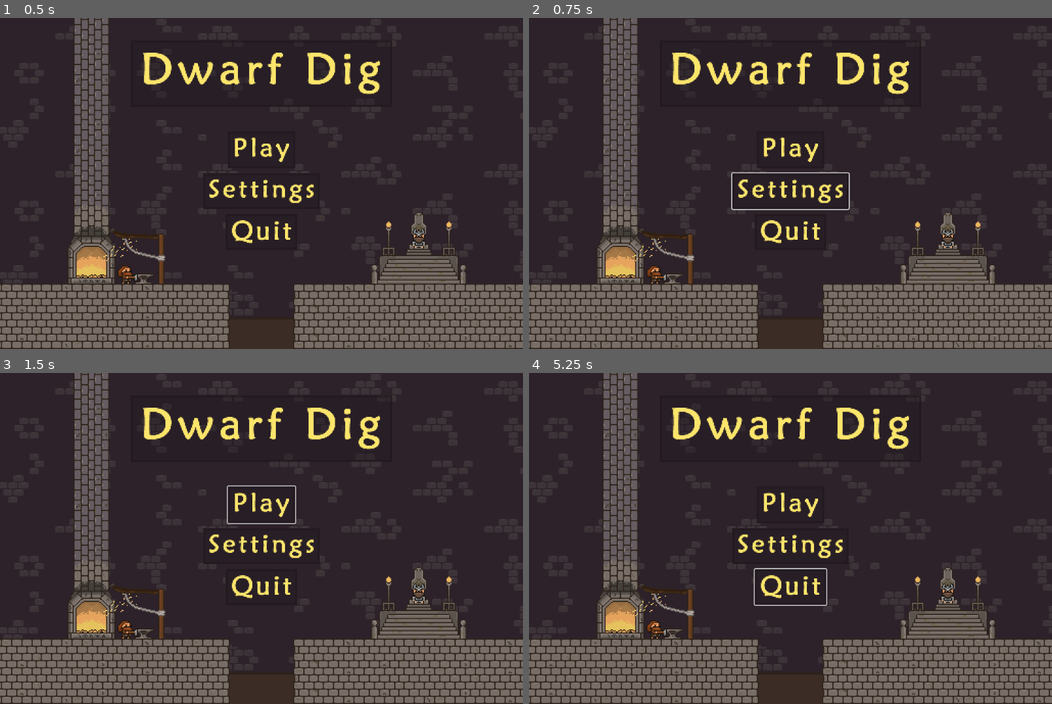
Above: before the commit, frames 1-4 (two rows, left to right).
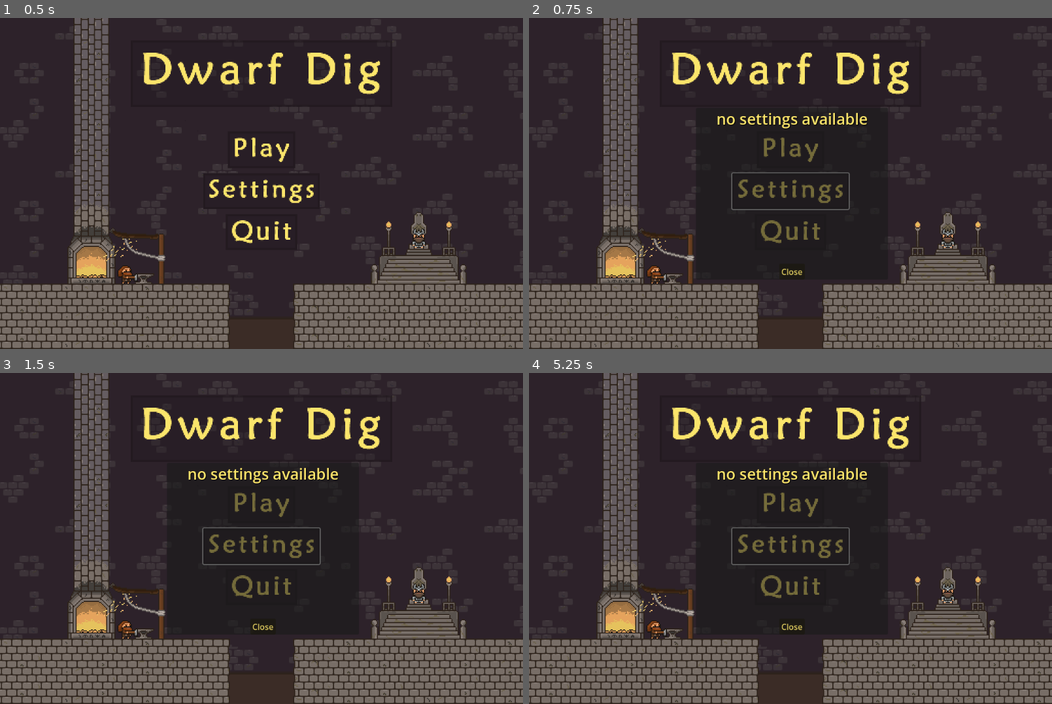
Above: after the commit, the same moments.

Repository: JoshSanch/DwarfDig
Game: Godot game, scene res://Scenes/main_menu.tscn
The game is run twice, just before and just after one commit, with the same random seed, the same clock (stepped at 60 frames per second) and the same inputs. This scene is started directly instead of the project's main scene.
Inputs (mouse positions are in pixels of both pictures, inside the frame that each line leads up to):
- Up to frame 1 (0.5 s): no input
- Up to frame 2 (0.75 s): click (790, 190) at 0.5 s
- Up to frame 3 (1.5 s): click (261, 505) at 1.25 s
- Up to frame 4 (5.25 s): click (790, 505) at 2 s; tap Enter (ui_accept) at 2.75, 3.02, 3.5, 3.77, 4.25, 5 s; move the mouse to (905, 521) at 2.77 s; hold Right (ui_right) 2.78-4.28 s; tap R (action_context_swap_to_pickaxe) at 2.85 s; move the mouse to (685, 555) at 3.52 s; tap E (action_context_swap_to_rope) at 3.6 s; move the mouse to (842, 465) at 4.27 s; hold Left (ui_left) 4.28-5.03 s; tap Q (action_context_swap_to_support) at 4.35 s; move the mouse to (764, 604) at 5.02 s; hold Right (ui_right) from 5.03 s (still down); click (764, 604) at 5.1 s

Frame 1 is identical in both runs. In frame 2, 1.8% of the frame differs, in the area x 32-69%, y 28-79%; in frame 3, 2.0%; in frame 4, 2.0%.

Commit message:
main menu functionality
updated main menu scene
- play button loads in gameroot
- settings button opens new settings menu. the menu has nothing yet but is ready for use
- quit button exits the application

Diff:
--- a/Assets/Scripts/main_menu.gd
+++ b/Assets/Scripts/main_menu.gd
@@ -1,16 +1,22 @@
 extends Control
 
+@export var gameroot : PackedScene
 
-
-
+@onready var setting_menu = %SettingsContainer
 
 func _on_play_button_pressed():
-	pass # Replace with function body.
+	var new_game = gameroot.instantiate()
+	get_tree().change_scene_to_packed(gameroot)
 
 
 func _on_settings_button_pressed():
-	pass # Replace with function body.
+	setting_menu.show()
 
 
 func _on_quit_button_pressed():
-	pass # Replace with function body.
+	get_tree().quit()
+
+
+#Settings menu button
+func _on_close_button_pressed():
+	setting_menu.hide()
--- a/Scenes/main_menu.tscn
+++ b/Scenes/main_menu.tscn
@@ -1,7 +1,13 @@
-[gd_scene load_steps=3 format=3 uid="uid://bixm4j0auksss"]
+[gd_scene load_steps=5 format=3 uid="uid://bixm4j0auksss"]
 
 [ext_resource type="Script" path="res://Assets/Scripts/main_menu.gd" id="1_0dux7"]
 [ext_resource type="Texture2D" uid="uid://28oyn6a481x8" path="res://Assets/Textures/UI/Main Menu.png" id="1_h714b"]
+[ext_resource type="PackedScene" uid="uid://c45vh8sb253f7" path="res://Scenes/gameroot.tscn" id="2_bwb2r"]
+
+[sub_resource type="LabelSettings" id="LabelSettings_aay0n"]
+font_size = 30
+font_color = Color(0.984314, 0.898039, 0.419608, 1)
+shadow_color = Color(0, 0, 0, 0.992157)
 
 [node name="MainMenu" type="Control"]
 layout_mode = 3
@@ -11,6 +17,7 @@
 grow_horizontal = 2
 grow_vertical = 2
 script = ExtResource("1_0dux7")
+gameroot = ExtResource("2_bwb2r")
 
 [node name="TextureRect" type="TextureRect" parent="."]
 layout_mode = 1
@@ -47,6 +54,35 @@
 offset_bottom = 454.0
 flat = true
 
+[node name="SettingsContainer" type="PanelContainer" parent="."]
+unique_name_in_owner = true
+visible = false
+layout_mode = 0
+offset_left = 327.0
+offset_top = 176.0
+offset_right = 703.0
+offset_bottom = 512.0
+
+[node name="VBoxContainer" type="VBoxContainer" parent="SettingsContainer"]
+layout_mode = 2
+
+[node name="Label" type="Label" parent="SettingsContainer/VBoxContainer"]
+layout_mode = 2
+size_flags_vertical = 3
+text = "no settings available"
+label_settings = SubResource("LabelSettings_aay0n")
+horizontal_alignment = 1
+
+[node name="HBoxContainer" type="HBoxContainer" parent="SettingsContainer/VBoxContainer"]
+layout_mode = 2
+alignment = 1
+
+[node name="CloseButton" type="Button" parent="SettingsContainer/VBoxContainer/HBoxContainer"]
+modulate = Color(0.984314, 0.898039, 0.419608, 1)
+layout_mode = 2
+text = "Close"
+
 [connection signal="pressed" from="PlayButton" to="." method="_on_play_button_pressed"]
 [connection signal="pressed" from="SettingsButton" to="." method="_on_settings_button_pressed"]
 [connection signal="pressed" from="QuitButton" to="." method="_on_quit_button_pressed"]
+[connection signal="pressed" from="SettingsContainer/VBoxContainer/HBoxContainer/CloseButton" to="." method="_on_close_button_pressed"]
